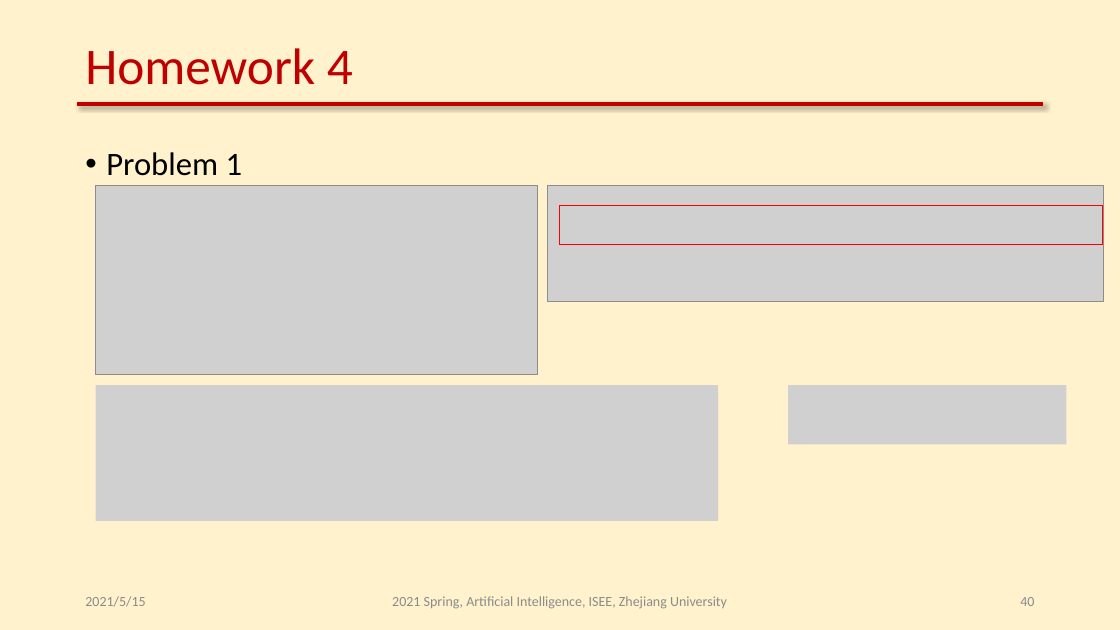
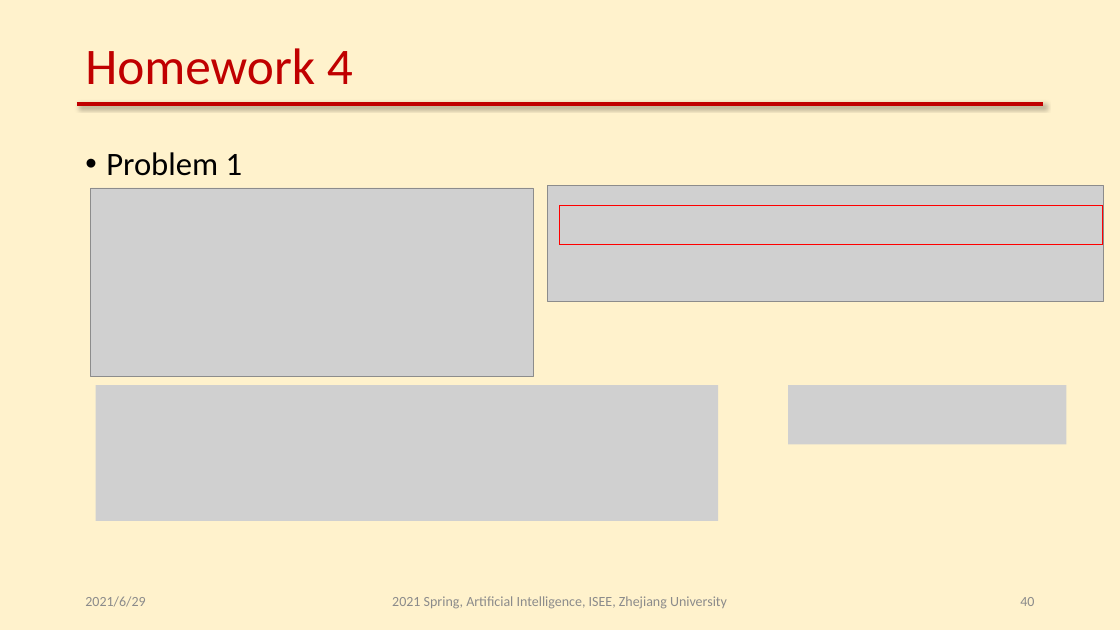
Before and after one commit to LukeLIN-web/Artificial-Intelligence-Class, a slide deck: slide 40 of Homework/2021.5.17作业的答案.pptx. Drawn at 1120x630 pixels with LibreOffice and Linux fonts; fonts in the diff are those of the drawing; grey boxes stand for pictures. Boxes give left, top, right and bottom in pixels: in the first picture for what was removed or moved away, otherwise in the second. Text is boxed around its words. In the diff, an @@ line names an element or a change of style, - is before the commit and + after.

```diff
--- a/Homework/2021.5.17作业的答案.pptx
+++ b/Homework/2021.5.17作业的答案.pptx
@@ picture: place and size @@
-picture at [96,186,539,375]
+picture at [91,188,534,377]
@@ text at [85,596,145,607]: text changed @@
-2021/5/15
+2021/6/29
```
Also in this commit, not shown: 56 other slides changed, 12 other files.
